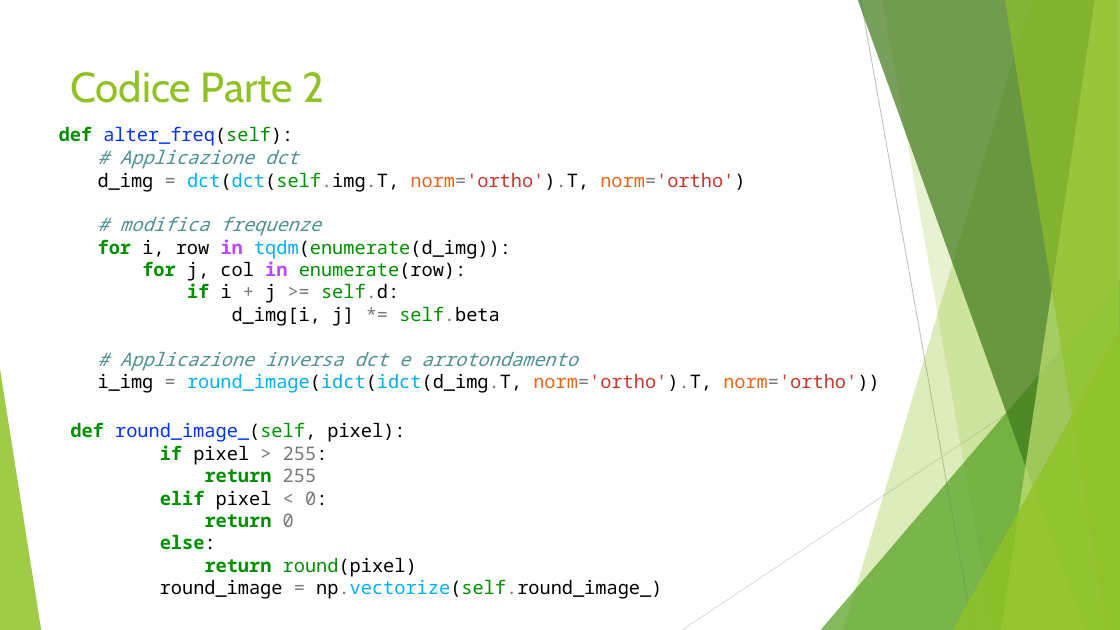
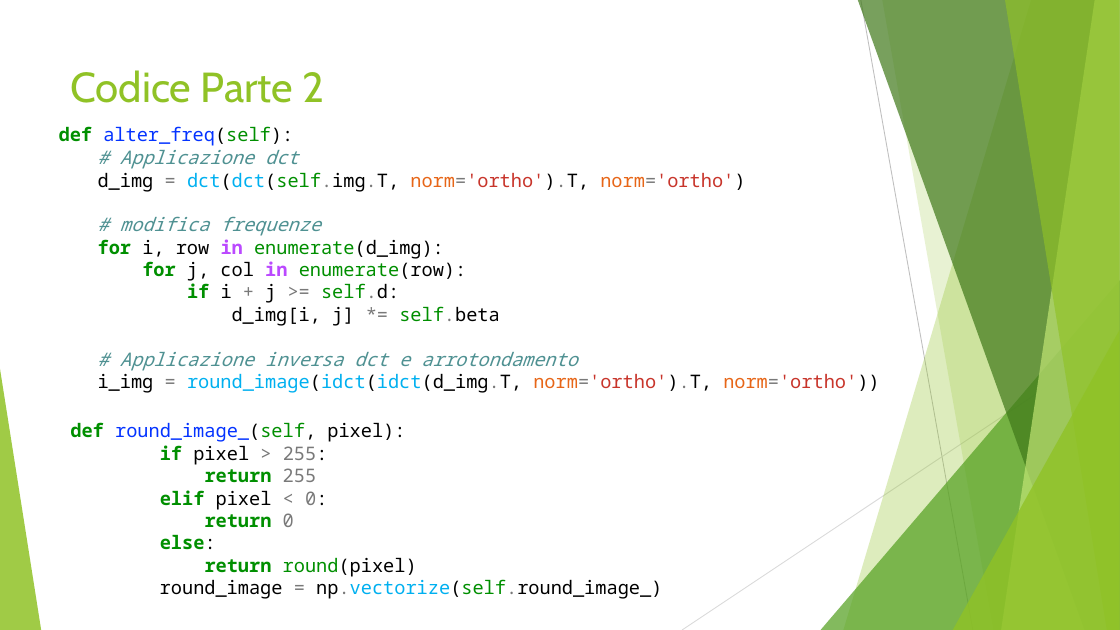
Before and after one commit to CostantiniMatteo/progetto-mcs, a slide deck: slide 13 of progetto2/presentazione.pptx (slide 11 before the commit). Drawn at 1120x630 pixels with LibreOffice and Linux fonts; fonts in the diff are those of the drawing. Boxes give left, top, right and bottom in pixels: in the first picture for what was removed or moved away, otherwise in the second. Text is boxed around its words. In the diff, an @@ line names an element or a change of style, - is before the commit and + after.

```diff
--- a/progetto2/presentazione.pptx
+++ b/progetto2/presentazione.pptx
@@ text at (98, 239, 444, 259): text changed @@
-for i, row in tqdm(enumerate(d_img)):
+for i, row in enumerate(d_img):
```
Also in this commit, not shown: 1 other slide changed, 2 slides added.
